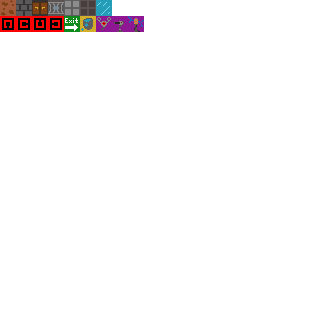
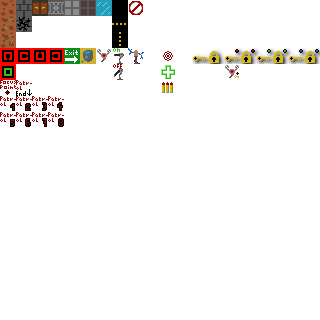
The second 320 x 320 image is a revision of the first. Changes to its layers:
painted on "Hintergrund" over [0,0,320,127]
